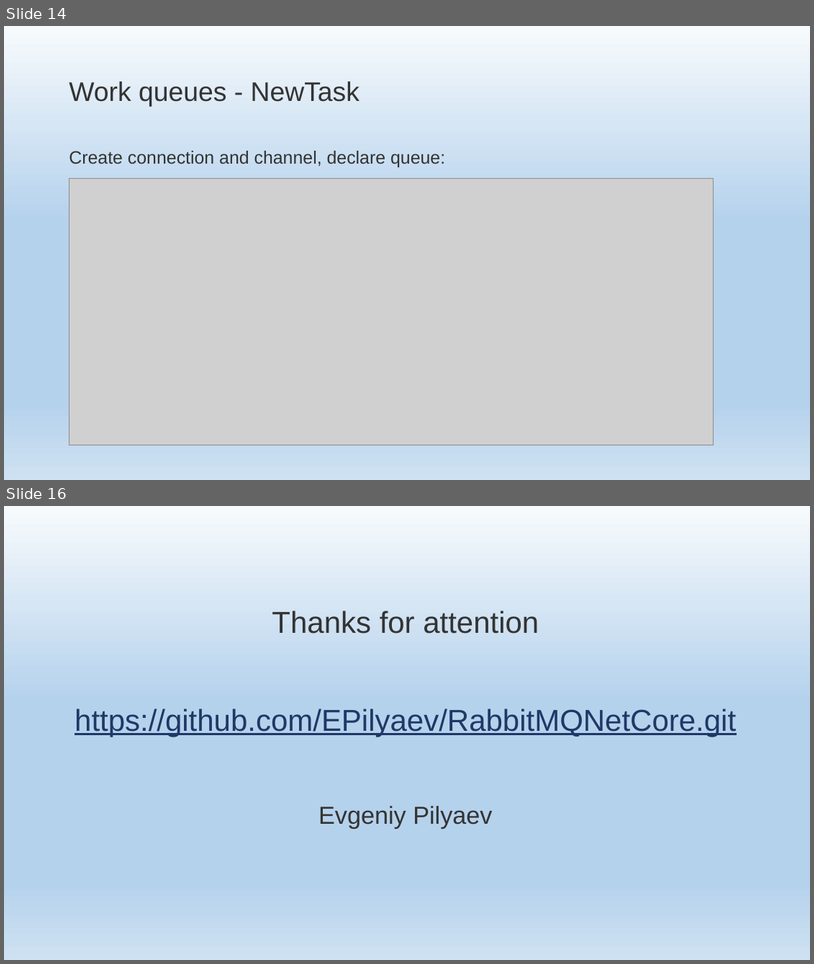
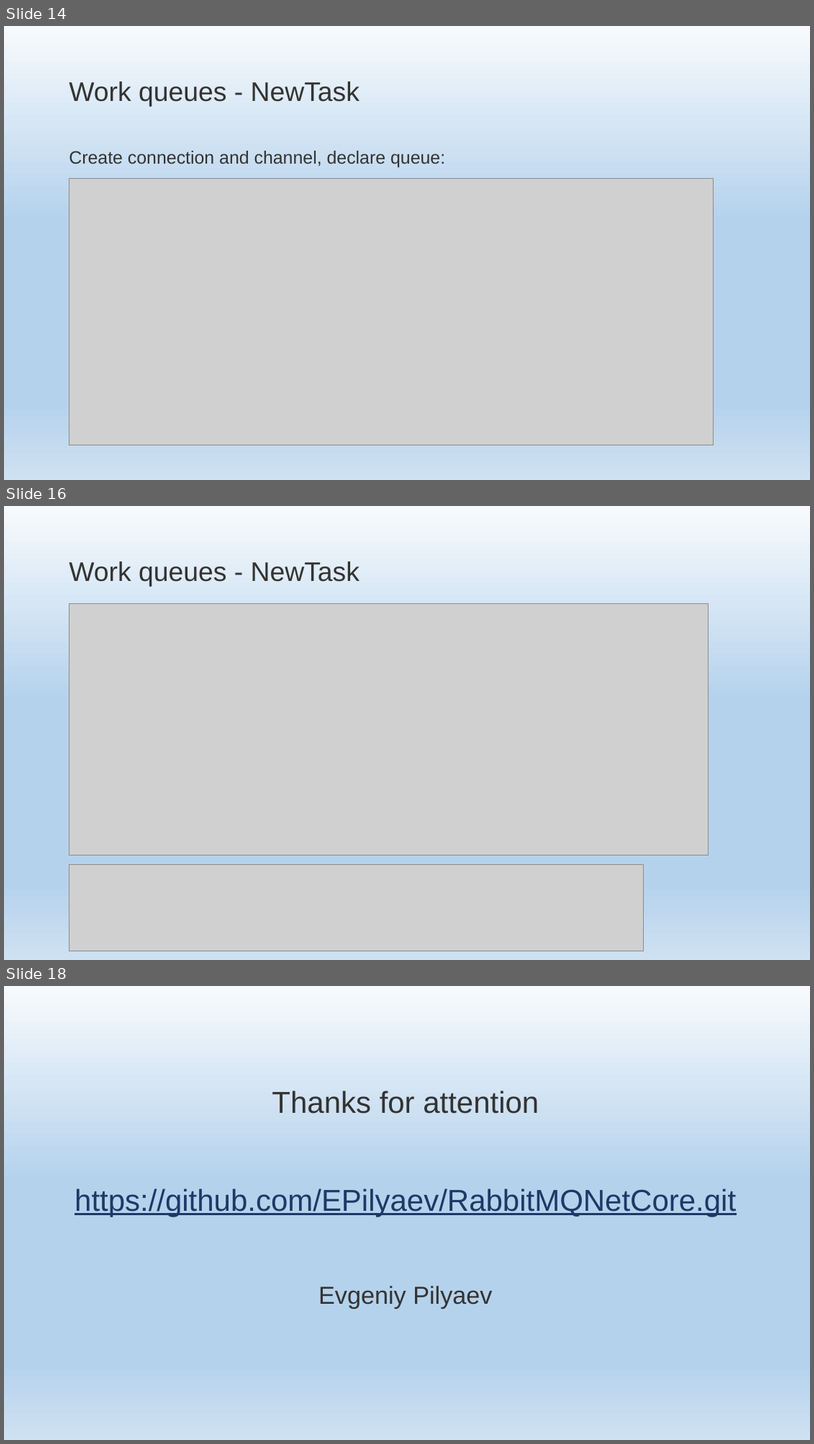
Before and after one commit to EPilyaev/RabbitMQNetCore, a slide deck: RabbitMQNetCore.pptm. Shown one above the other, each under a label of ours: slides 14 and 16 before the commit, slides 14, 16 and 18 after it; the slides between them are not shown. The pictures are 814x964 and 814x1444 pixels, drawn with LibreOffice and Linux fonts; fonts in the diff are those of the drawing; grey boxes stand for pictures; background and template pictures are left out. Boxes give left, top, right and bottom in pixels: in the first picture for what was removed or moved away, otherwise in the second. Text is boxed around its words. In the diff, an @@ line names an element or a change of style, - is before the commit and + after.

Commit message:
Add Message durability, finish NewTask

```diff
--- a/RabbitMQNetCore.pptm
+++ b/RabbitMQNetCore.pptm
@@ slide 16 added at [4,506,810,960], background gradient #F7FAFD to #B5D2EC to #CEE1F2 @@
@@ title added at [69,561,360,587], 48 pt, text #333332 @@
+Work queues - NewTask
@@ picture added at [69,603,708,854] @@
@@ picture added at [69,864,643,951] @@
@@ what was slide 16 is now slide 18 @@
```
Also in this commit, not shown: 1 slide changed, 1 other slide added, 1 other file.
